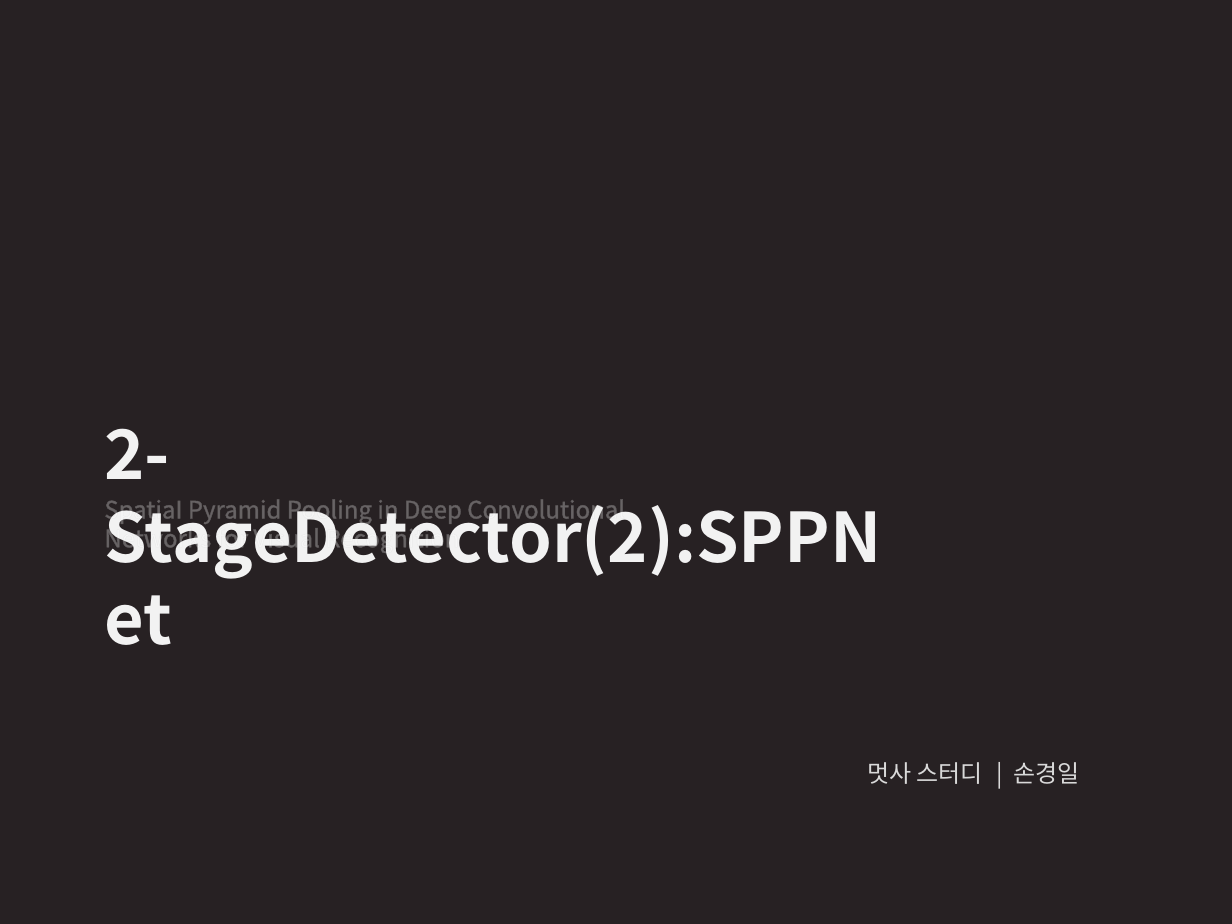
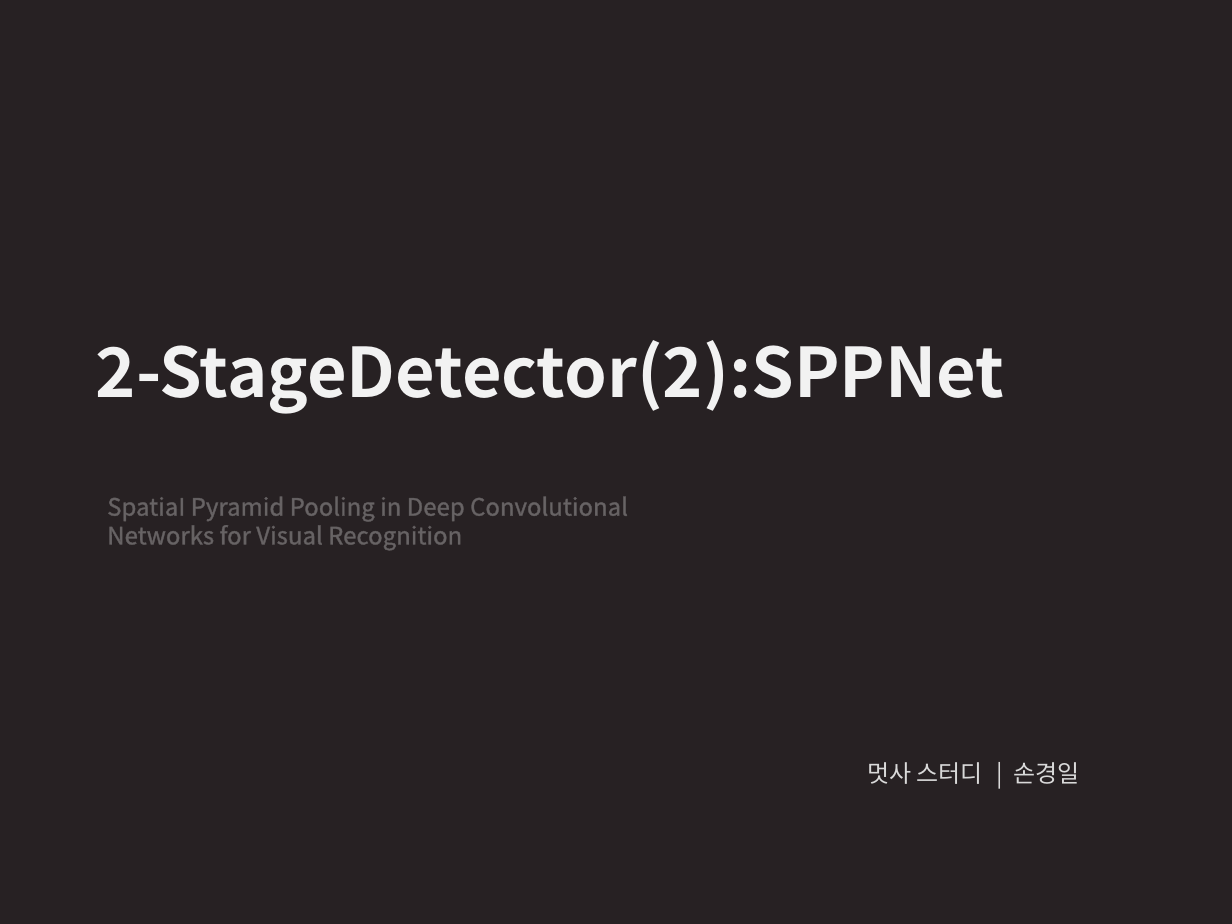
Before and after one commit to gi3265/SOpt_Theses_Study, a slide deck: slide 1 of CV/Two_Stage_Detector/PT_Matl/SPPNet.pptx. Drawn at 1232x924 pixels with LibreOffice and Linux fonts; fonts in the diff are those of the drawing. Boxes give left, top, right and bottom in pixels: in the first picture for what was removed or moved away, otherwise in the second. Text is boxed around its words. In the diff, an @@ line names an element or a change of style, - is before the commit and + after.

```diff
--- a/CV/Two_Stage_Detector/PT_Matl/SPPNet.pptx
+++ b/CV/Two_Stage_Detector/PT_Matl/SPPNet.pptx
@@ text "2-StageDetector(2):SPPNet" rewrapped from (104, 428, 881, 579) to (96, 340, 1004, 414) @@
```
Also in this commit, not shown: 6 other files.
